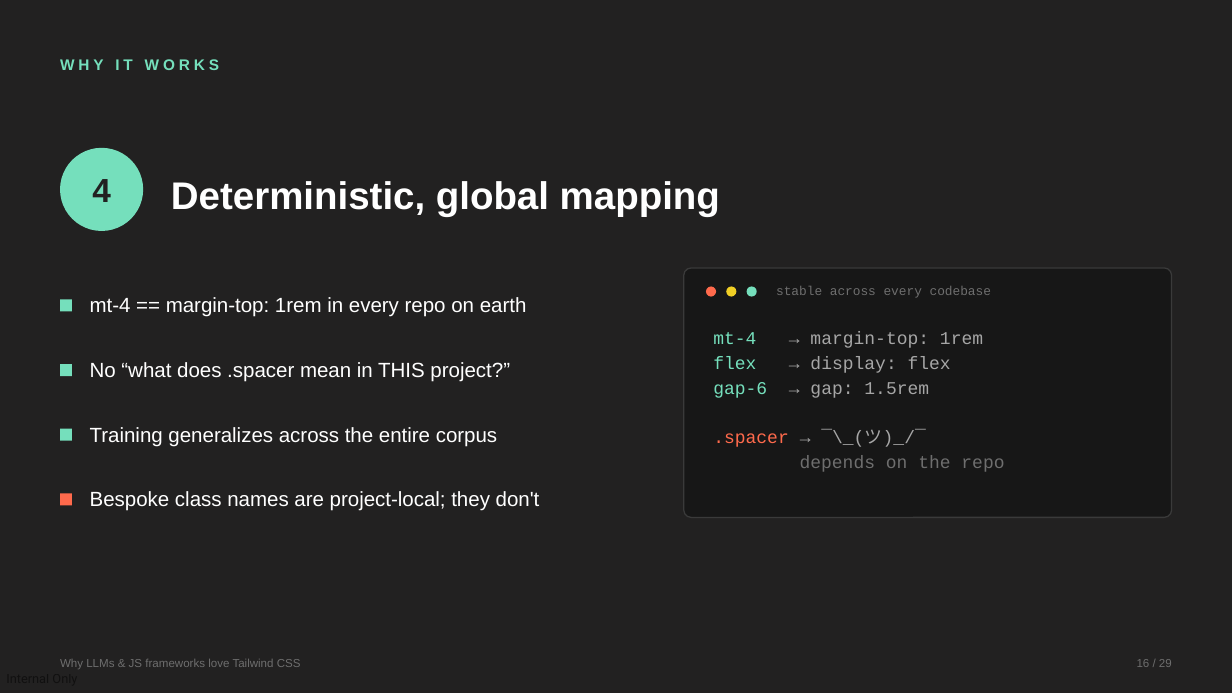
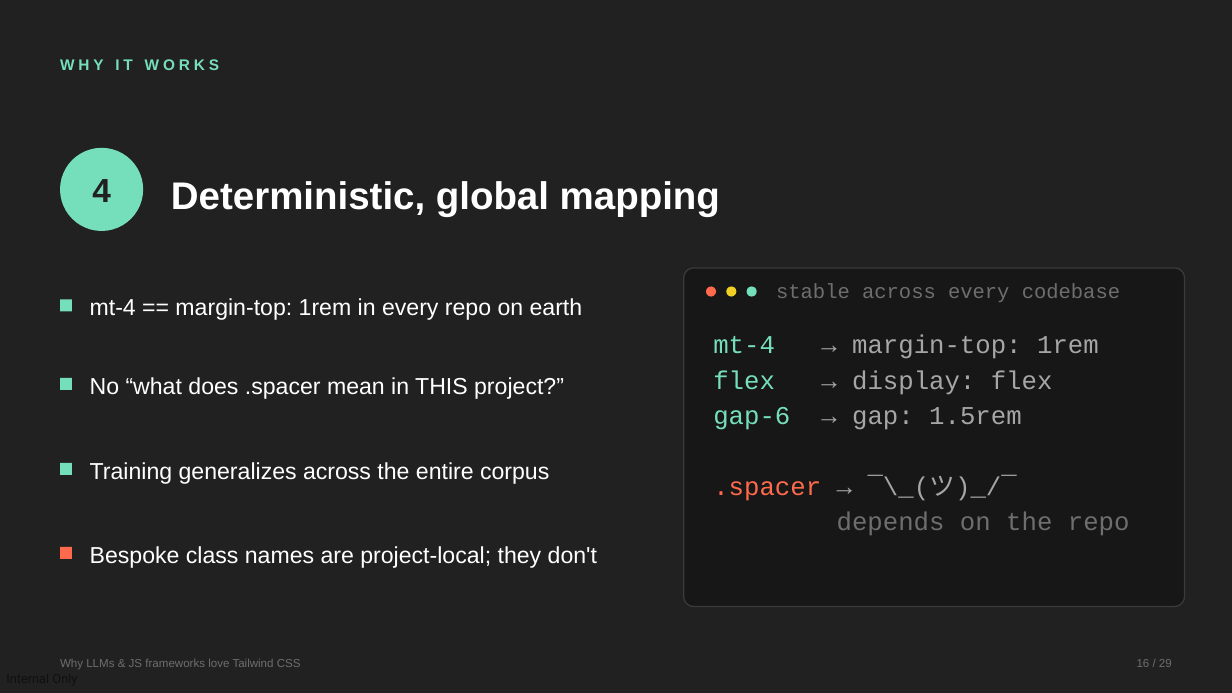
Before and after one commit to devlinduldulao/llm-loves-tailwind-and-js, a slide deck: slide 16 of why-llms-love-tailwind.pptx. Drawn at 1232x693 pixels with LibreOffice and Linux fonts; fonts in the diff are those of the drawing. Boxes give left, top, right and bottom in pixels: in the first picture for what was removed or moved away, otherwise in the second. Text is boxed around its words. In the diff, an @@ line names an element or a change of style, - is before the commit and + after.

```diff
--- a/why-llms-love-tailwind.pptx
+++ b/why-llms-love-tailwind.pptx
@@ rounded rectangle: place and size @@
-rounded rectangle at bbox=[684, 268, 1172, 518]
+rounded rectangle at bbox=[684, 268, 1185, 606]
@@ text "stable across every codebase" at bbox=[776, 283, 1120, 302]: size 10 to 16 pt @@
@@ text "mt-4 → margin-top: 1rem" at bbox=[713, 334, 1130, 535]: size 14 to 20 pt @@
@@ rectangle: place and size @@
-rectangle at bbox=[60, 364, 72, 376]
+rectangle at bbox=[60, 378, 72, 390]
@@ text "No “what does .spacer mean ...": place and size @@
-text "No “what does .spacer mean ..." at bbox=[90, 362, 510, 382]
+text "No “what does .spacer mean ..." at bbox=[90, 377, 564, 399]
@@ rectangle: place and size @@
-rectangle at bbox=[60, 429, 72, 441]
+rectangle at bbox=[60, 463, 72, 475]
@@ text "Training generalizes across the entire ...": place and size @@
-text "Training generalizes across the entire ..." at bbox=[90, 427, 497, 447]
+text "Training generalizes across the entire ..." at bbox=[90, 462, 549, 484]
@@ size 16 to 18 pt in 4 elements at bbox=[90, 298, 583, 320], bbox=[90, 377, 564, 399], bbox=[90, 462, 549, 484], bbox=[90, 546, 597, 568] @@
@@ text "Bespoke class names are project-local; ...": place and size @@
-text "Bespoke class names are project-local; ..." at bbox=[90, 491, 540, 511]
+text "Bespoke class names are project-local; ..." at bbox=[90, 546, 597, 568]
@@ rectangle: place and size @@
-rectangle at bbox=[60, 494, 72, 506]
+rectangle at bbox=[60, 547, 72, 559]
```
Also in this commit, not shown: 22 other slides changed, 1 slide added, 1 other file.
